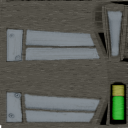
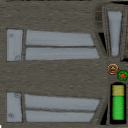
The second w=128, h=128 image is a revision of the first. Changes to its layers:
added layer "shell_back" above "shell_front" over [107, 64, 119, 75]
added layer "shell_front" above "metal" over [117, 70, 128, 81]
